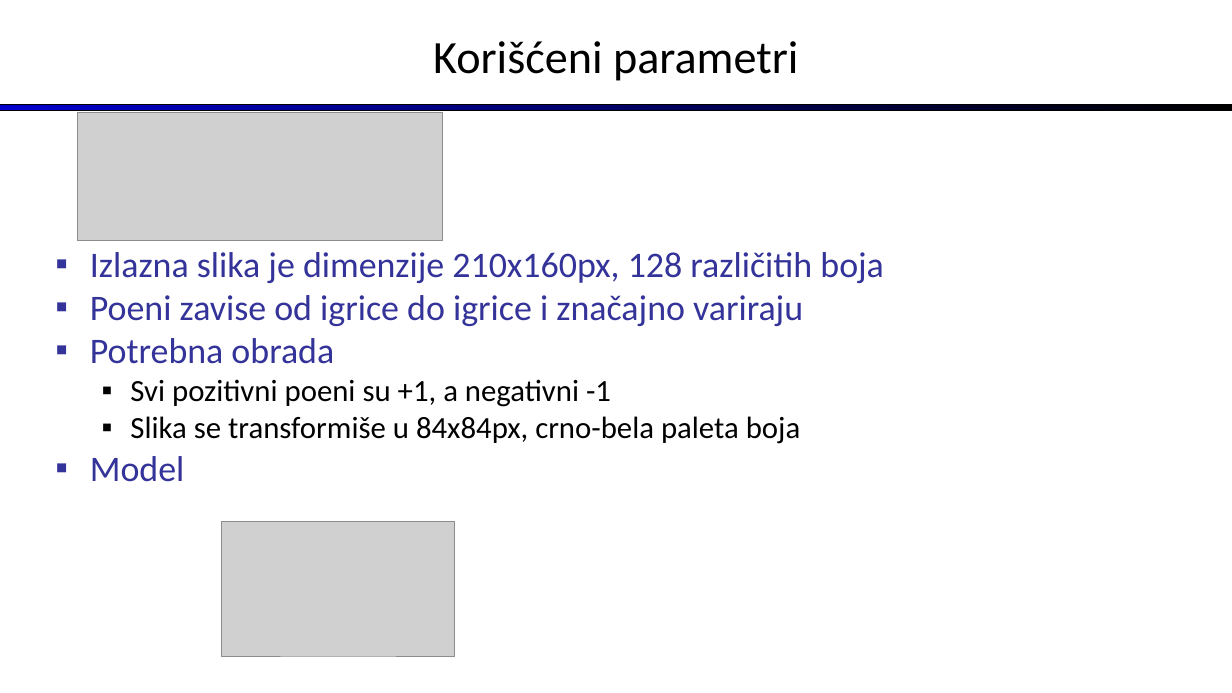
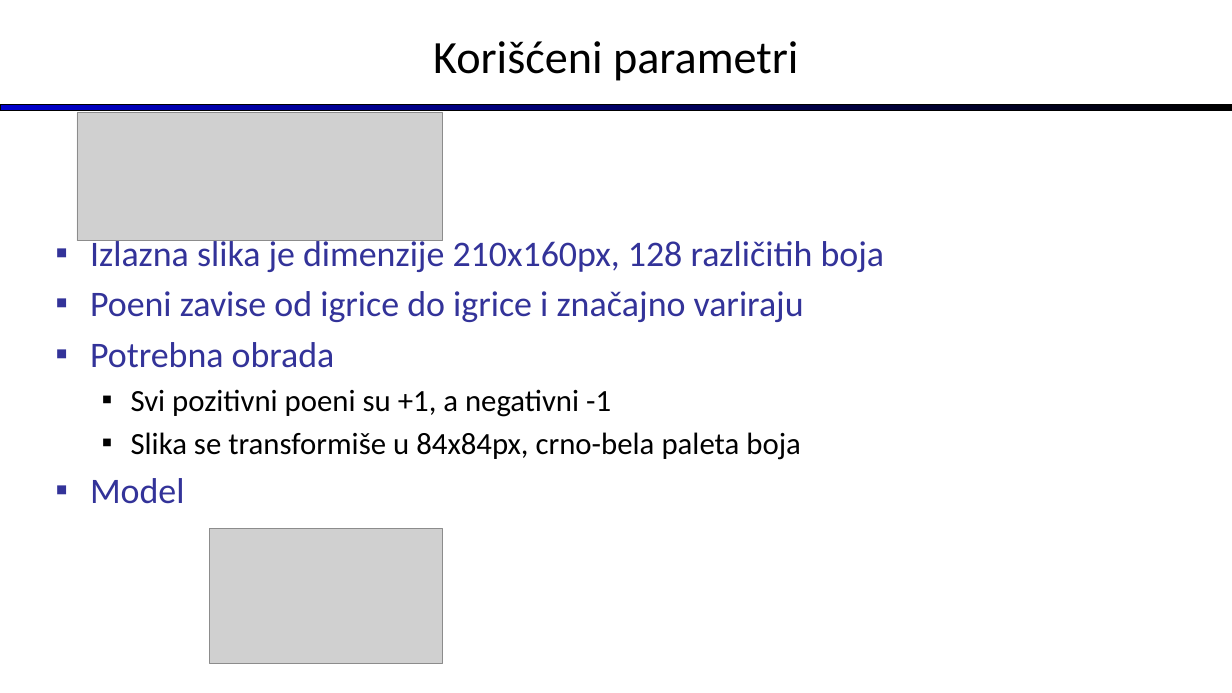
Before and after one commit to ozzy80/asynchronous_reinforcement_learning, a slide deck: slide 16 of prezentacija - skraceno.pptx. Drawn at 1232x693 pixels with LibreOffice and Linux fonts; fonts in the diff are those of the drawing; grey boxes stand for pictures. Boxes give left, top, right and bottom in pixels: in the first picture for what was removed or moved away, otherwise in the second. Text is boxed around its words. In the diff, an @@ line names an element or a change of style, - is before the commit and + after.

```diff
--- a/prezentacija - skraceno.pptx
+++ b/prezentacija - skraceno.pptx
@@ text "Izlazna slika je dimenzije 210x160px, ..." at (90, 236, 885, 504): more space between paragraphs @@
@@ picture: place and size @@
-picture at (222, 522, 455, 656)
+picture at (210, 529, 443, 664)
```
Also in this commit, not shown: 23 other slides changed, 1 other file.
